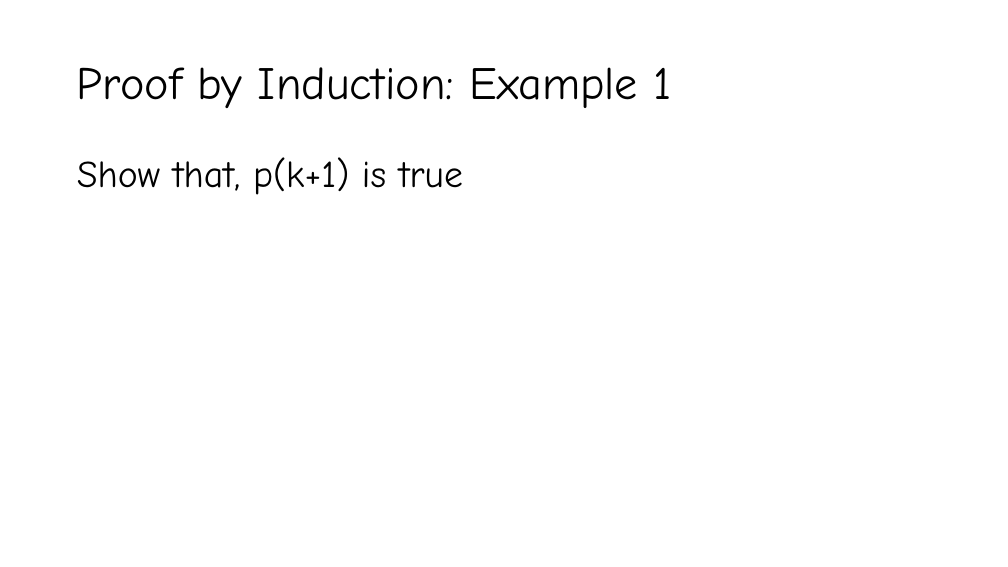
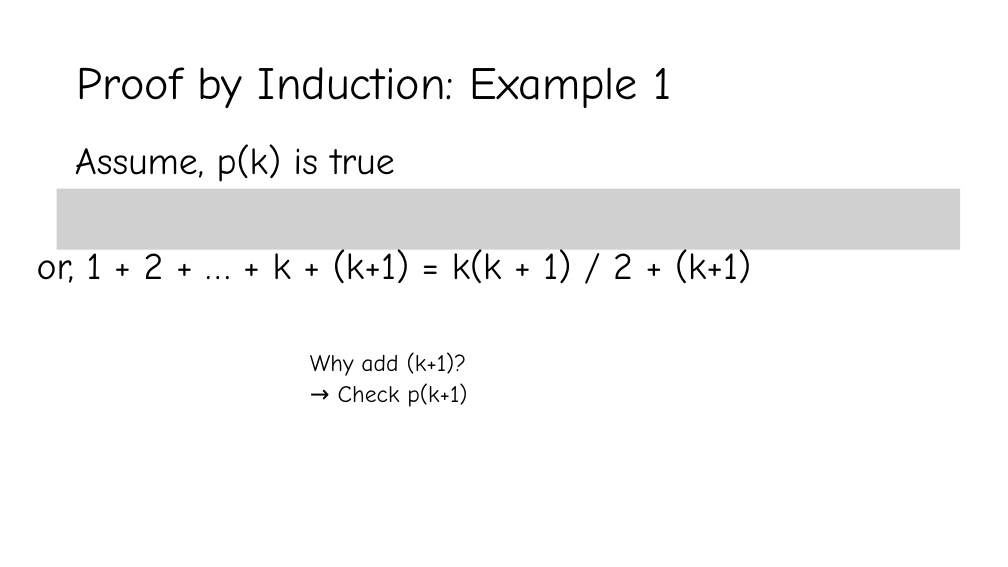
Before and after one commit to YeasirRayhanPrince/yeasirrayhanprince.github.io, a slide deck: slide 49 of cse106/slides/3. Proofs.pptx (slide 48 before the commit). Drawn at 1008x567 pixels with LibreOffice and Linux fonts; fonts in the diff are those of the drawing; grey boxes stand for pictures. Boxes give left, top, right and bottom in pixels: in the first picture for what was removed or moved away, otherwise in the second. Text is boxed around its words. In the diff, an @@ line names an element or a change of style, - is before the commit and + after.

Commit message:
updated_proofs

```diff
--- a/cse106/slides/3. Proofs.pptx
+++ b/cse106/slides/3. Proofs.pptx
@@ text at [75, 144, 395, 182]: text changed @@
-Show that, p(k+1) is true
+Assume, p(k) is true
@@ picture added at [57, 189, 960, 250] @@
@@ text added at [37, 247, 751, 283], 36 pt, text #000000 @@
+or, 1 + 2 + … + k + (k+1) = k(k + 1) / 2 + (k+1)
@@ text added at [310, 352, 467, 407], 22.5 pt, text #000000 @@
+Why add (k+1)?
+→ Check p(k+1)
```
Also in this commit, not shown: 10 other slides changed, 1 slide removed, 2 other files.
